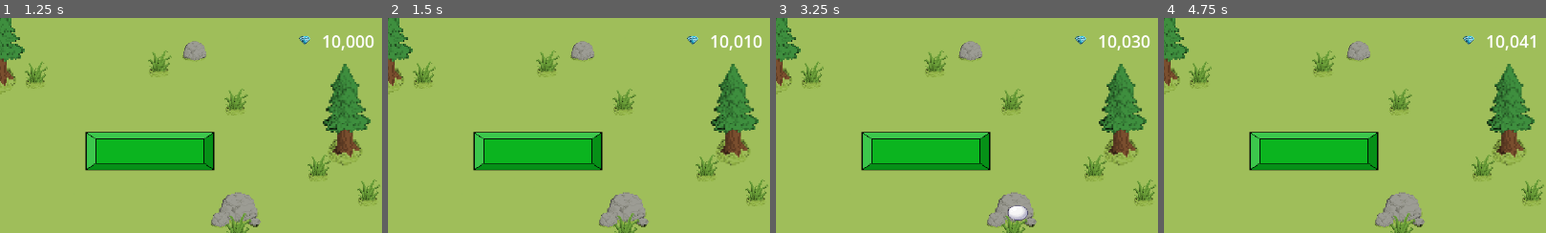
Above: before the commit, frames 1-4 (left to right).
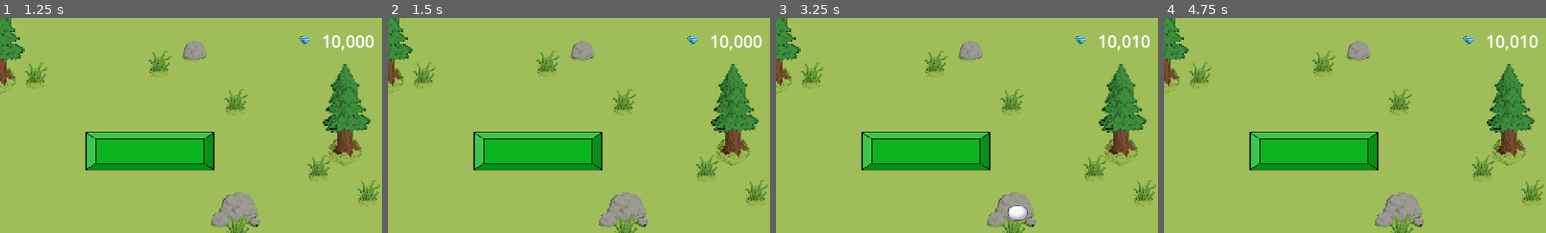
Above: after the commit, the same moments.

Repository: RuiTheSalted/Brick-by-Brick
Game: Godot game, scene res://scenes/cannon/level_w_cannon.tscn
Same seed, same stepped clock (60 frames per second), same inputs: the game is played once before the commit and once after it. This scene is started directly instead of the project's main scene.
Inputs (mouse positions are % of the whole screen's width and height, from its top left):
- Up to frame 1 (1.25 s): tap Enter (ui_accept) at 0.5, 0.77 s; move the mouse to (45, 70) at 0.52 s; hold Right (ui_right) from 0.53 s (still down); click (45, 70) at 0.67 s
- Up to frame 2 (1.5 s): release Right (ui_right) at 1.25 s; drag from (80, 65) to (23, 22) at 1.27 s
- Up to frame 3 (3.25 s): move the mouse to (20, 35) at 2.02 s; hold Left (ui_left) 2.03-2.75 s; drag from (55, 50) to (20, 35) at 2.77 s
- Up to frame 4 (4.75 s): move the mouse to (35, 25) at 3.52 s; hold Left (ui_left) 3.53-4.25 s; tap Enter (ui_accept) at 3.77 s; drag from (72, 45) to (23, 22) at 4.27 s
The pictures show only the part of the screen within x 50-100%, y 0-50%; the shares and areas given below are measured in that part.

Frame 1 is identical in both runs. In frame 2, 0.1% of the frame differs, in the area x 93-96%, y 8-14%; in frame 3, less than 0.1%; in frame 4, 0.2%, in the area x 93-98%, y 8-14%.
Error after the commit: Parse Error: Identifier "ErrorHandler" not declared in the current scope. (res://scripts/cannon/enemy.gd:13)

Commit message:
added error handler global, also changed enemy.gd to test the error handler messages. To access the handler logs go to; projects -> Open User Data Folder; you will find a file named error_log.txt

Diff:
--- /dev/null
+++ b/ErrorHandler.gd
@@ -0,0 +1,184 @@
+extends Node
+
+# ============================================================
+#  ErrorHandler — Production-grade singleton logger
+#  Autoload as "ErrorHandler" in Project Settings
+# ============================================================
+
+# --- Configuration ---
+const LOG_PATH        = "user://error_log.txt"
+const OLD_LOG_PATH    = "user://error_log_old.txt"
+const MAX_FILE_BYTES  = 1_000_000   # 1 MB before rotation
+const BUFFER_LIMIT    = 20          # flush to disk after N entries
+const FLUSH_INTERVAL  = 5.0         # also flush every N seconds
+
+# --- Log Levels ---
+enum Level { DEBUG, INFO, WARNING, ERROR, FATAL }
+var min_level: Level = Level.DEBUG  # tighten in production builds
+
+# --- Signals — other nodes can react without coupling ---
+signal error_logged(entry: Dictionary)
+signal warning_logged(entry: Dictionary)
+signal fatal_logged(entry: Dictionary)
+
+# --- Internal state ---
+var _buffer: Array[Dictionary] = []
+var _flush_timer: float = 0.0
+var _session_id: String = ""
+
+# ============================================================
+#  LIFECYCLE
+# ============================================================
+
+func _ready() -> void:
+	_session_id = _generate_session_id()
+	_rotate_log_if_needed()
+	_write_session_header()
+	# Flush remaining buffer on clean exit
+	get_tree().root.connect("tree_exiting", _flush)
+
+func _process(delta: float) -> void:
+	_flush_timer += delta
+	if _flush_timer >= FLUSH_INTERVAL:
+		_flush_timer = 0.0
+		_flush()
+
+# ============================================================
+#  PUBLIC API
+# ============================================================
+
+## Log a debug message — stripped in release if you wrap with OS.is_debug_build()
+func debug(message: String, context: String = "") -> void:
+	if min_level > Level.DEBUG:
+		return
+	_record(Level.DEBUG, message, context)
+
+## General information checkpoint
+func info(message: String, context: String = "") -> void:
+	if min_level > Level.INFO:
+		return
+	_record(Level.INFO, message, context)
+
+## Something unexpected but recoverable
+func warning(message: String, context: String = "") -> void:
+	if min_level > Level.WARNING:
+		return
+	var entry = _record(Level.WARNING, message, context)
+	push_warning("[%s] %s" % [context if context else "?", message])
+	warning_logged.emit(entry)
+
+## Something broke — execution can continue but something is wrong
+func error(message: String, context: String = "") -> void:
+	if min_level > Level.ERROR:
+		return
+	var entry = _record(Level.ERROR, message, context, get_stack())
+	push_error("[%s] %s" % [context if context else "?", message])
+	error_logged.emit(entry)
+
+## Unrecoverable — log, flush, quit
+func fatal(message: String, context: String = "") -> void:
+	var entry = _record(Level.FATAL, message, context, get_stack())
+	push_error("FATAL [%s] %s" % [context if context else "?", message])
+	_flush()
+	fatal_logged.emit(entry)
+	# Give signal listeners one frame to react (show crash screen etc.)
+	await get_tree().process_frame
+	get_tree().quit(1)
+
+# ============================================================
+#  INTERNAL
+# ============================================================
+
+func _record(
+	level: Level,
+	message: String,
+	context: String,
+	stack: Array = []
+) -> Dictionary:
+	var entry: Dictionary = {
+		"level":     Level.keys()[level],
+		"timestamp": _timestamp(),
+		"session":   _session_id,
+		"context":   context if context != "" else "global",
+		"message":   message,
+		"stack":     stack,
+	}
+	_buffer.append(entry)
+	if _buffer.size() >= BUFFER_LIMIT:
+		_flush()
+	return entry
+
+func _flush() -> void:
+	if _buffer.is_empty():
+		return
+
+	var file: FileAccess
+	if FileAccess.file_exists(LOG_PATH):
+		file = FileAccess.open(LOG_PATH, FileAccess.READ_WRITE)
+	else:
+		file = FileAccess.open(LOG_PATH, FileAccess.WRITE)
+
+	if file == null:
+		push_warning("ErrorHandler: cannot open log — %s" % error_string(FileAccess.get_open_error()))
+		return
+
+	file.seek_end()
+	for entry in _buffer:
+		file.store_string(_format_entry(entry))
+	file.close()
+	_buffer.clear()
+
+func _format_entry(entry: Dictionary) -> String:
+	var line = "[%s] [%s] [%s] %s\n" % [
+		entry["level"],
+		entry["timestamp"],
+		entry["context"],
+		entry["message"]
+	]
+	if entry["stack"].size() > 0:
+		line += "  Stack:\n"
+		for frame in entry["stack"]:
+			line += "    -> %s:%s in %s()\n" % [
+				frame.get("source", "?"),
+				frame.get("line",   "?"),
+				frame.get("function", "?")
+			]
+	return line
+
+func _rotate_log_if_needed() -> void:
+	if not FileAccess.file_exists(LOG_PATH):
+		return
+	var size = FileAccess.get_file_as_bytes(LOG_PATH).size()
+	if size >= MAX_FILE_BYTES:
+		# Keep one generation of old log
+		if FileAccess.file_exists(OLD_LOG_PATH):
+			DirAccess.remove_absolute(OLD_LOG_PATH)
+		DirAccess.rename_absolute(LOG_PATH, OLD_LOG_PATH)
+
+func _write_session_header() -> void:
+	var header  = "\n" + "=".repeat(60) + "\n"
+	header += "  SESSION : %s\n" % _session_id
+	header += "  STARTED : %s\n" % _timestamp()
+	header += "  PLATFORM: %s  |  DEBUG: %s\n" % [
+		OS.get_name(),
+		str(OS.is_debug_build())
+	]
+	header += "  VERSION : %s\n" % ProjectSettings.get_setting("application/config/version", "unset")
+	header += "=".repeat(60) + "\n"
+
+	# Write header directly — buffer not ready yet
+	var file = FileAccess.open(LOG_PATH, FileAccess.READ_WRITE if FileAccess.file_exists(LOG_PATH) else FileAccess.WRITE)
+	if file:
+		file.seek_end()
+		file.store_string(header)
+		file.close()
+
+func _generate_session_id() -> String:
+	# Short unique ID per run — useful when grepping multi-session logs
+	return "%x" % (Time.get_unix_time_from_system() as int)
+
+func _timestamp() -> String:
+	var t = Time.get_datetime_dict_from_system()
+	return "%04d-%02d-%02d %02d:%02d:%02d" % [
+		t.year, t.month, t.day, t.hour, t.minute, t.second
+	]
--- a/scripts/cannon/enemy.gd
+++ b/scripts/cannon/enemy.gd
@@ -1,34 +1,42 @@
 extends CharacterBody2D
 
-# --- Health ---
+const CONTEXT = "Enemy"
+
 @export var max_health: int = 100
 var health: int = 100
 
-# --- Invincibility window to prevent multi-hit in same frame ---
 @onready var damage_delay: Timer = get_node("damage_delay_timer")
 var god_mode: bool = false
 
+func _ready() -> void:
+	# ── ErrorHandler diagnostic block ──────────────────────
+	print("ErrorHandler exists: ", is_instance_valid(ErrorHandler))
+	print("ErrorHandler node: ", ErrorHandler)
+	ErrorHandler.debug("_ready() fired — debug test", CONTEXT)
+	ErrorHandler.info("_ready() fired — info test", CONTEXT)
+	ErrorHandler.warning("_ready() fired — warning test", CONTEXT)
+	ErrorHandler.error("_ready() fired — error test", CONTEXT)
+	print("Log path: ", ErrorHandler.LOG_PATH)
+	print("Buffer size after calls: ", ErrorHandler._buffer.size())
+	ErrorHandler._flush()
+	print("Buffer size after flush: ", ErrorHandler._buffer.size())
+	print("Log file exists after flush: ", FileAccess.file_exists(ErrorHandler.LOG_PATH))
+	# ── End diagnostic block ────────────────────────────────
 
-func _ready() -> void:
 	health = max_health
 	damage_delay.timeout.connect(_on_damage_delay_timeout)
-
 
 func take_damage(amount: int) -> void:
 	if god_mode:
 		return
-
 	health -= amount
 	print("Enemy: Took ", amount, " damage | Health remaining: ", health)
-
 	if health <= 0:
 		print("Enemy: Destroyed!")
 		queue_free()
 		return
-
 	god_mode = true
 	damage_delay.start()
 
-
 func _on_damage_delay_timeout() -> void:
 	god_mode = false
Not shown, added: ErrorHandler.gd.uid
